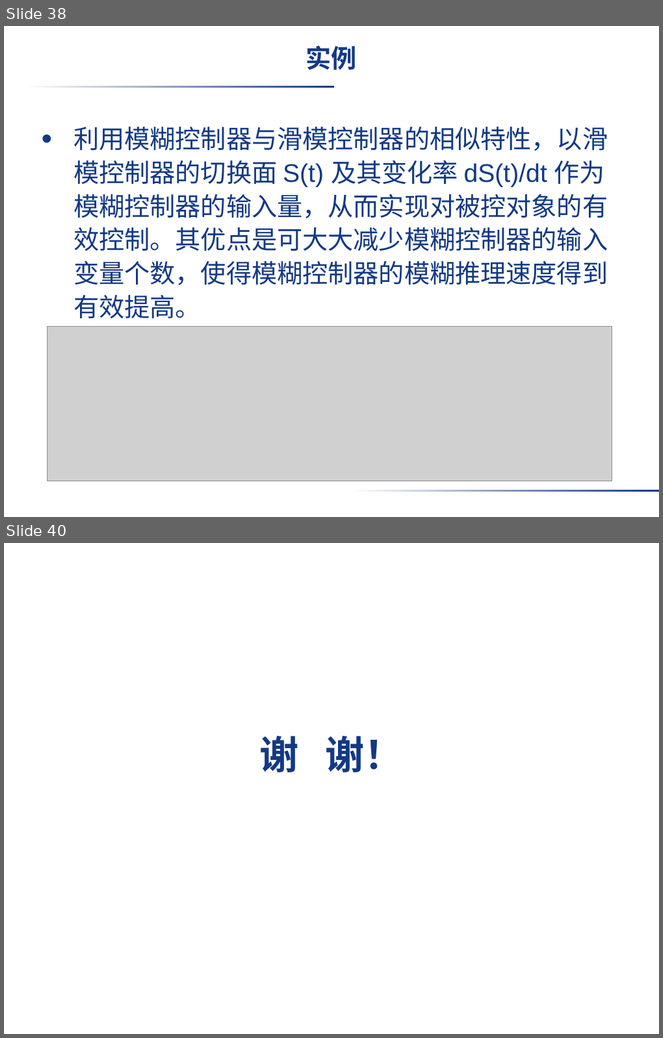
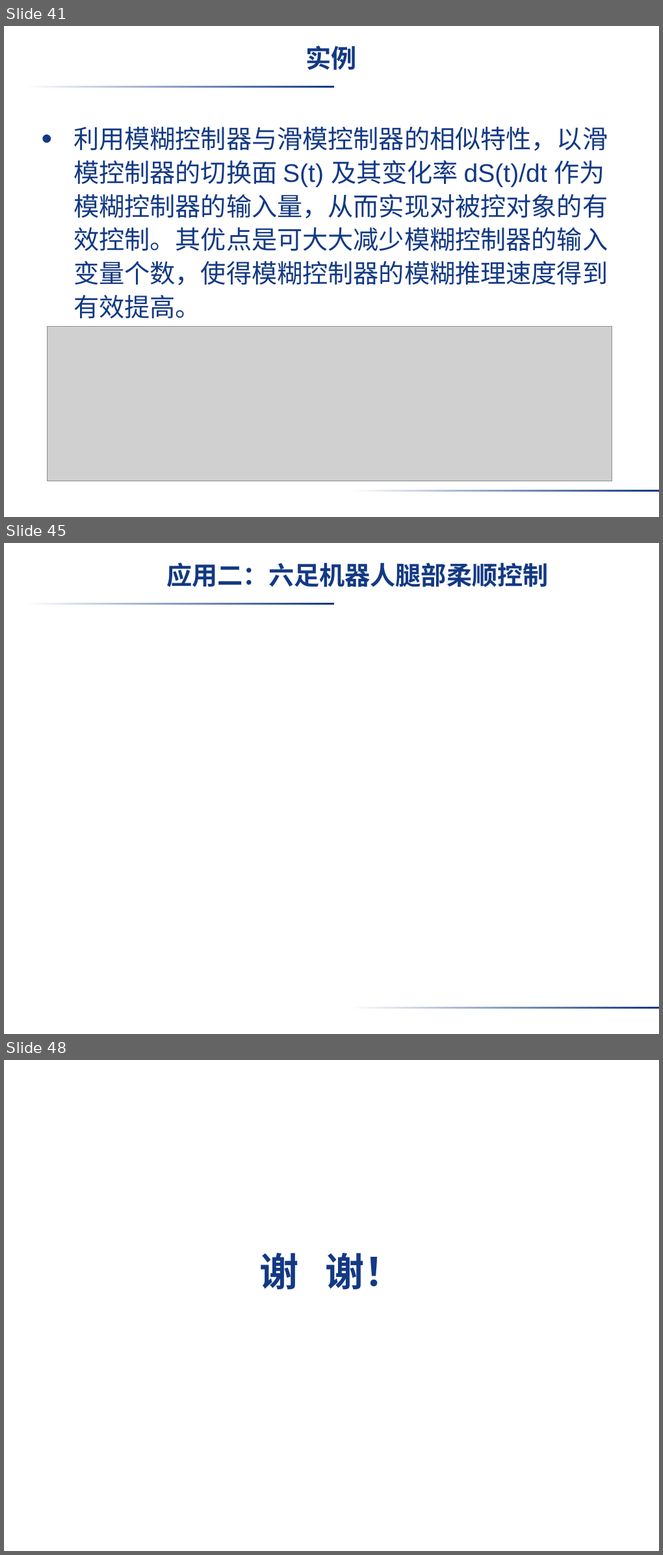
Before and after one commit to liujimu/fuzzy_control_homework, a slide deck: 第一次作业_刘继沐.pptx. Shown one above the other, each under a label of ours: slides 38 and 40 before the commit, slides 41, 45 and 48 after it; the slides between them are not shown. The pictures are 663x1038 and 663x1555 pixels, drawn with LibreOffice and Linux fonts; fonts in the diff are those of the drawing; grey boxes stand for pictures; background and template pictures are left out. Boxes give left, top, right and bottom in pixels: in the first picture for what was removed or moved away, otherwise in the second. Text is boxed around its words. In the diff, an @@ line names an element or a change of style, - is before the commit and + after.

```diff
--- a/第一次作业_刘继沐.pptx
+++ b/第一次作业_刘继沐.pptx
@@ slide 45 added at (x1=4, y1=543, x2=659, y2=1034), background picture (left out); not listed: 2 template elements that a slide beside it also shows @@
@@ title added at (x1=166, y1=563, x2=548, y2=587), 28 pt, text #133984, bold @@
+应用二：六足机器人腿部柔顺控制
@@ what was slide 38 is now slide 41 @@
@@ what was slide 40 is now slide 48 @@
```
Also in this commit, not shown: 1 slide changed, 9 other slides added, 2 slides removed, 1 other file.
